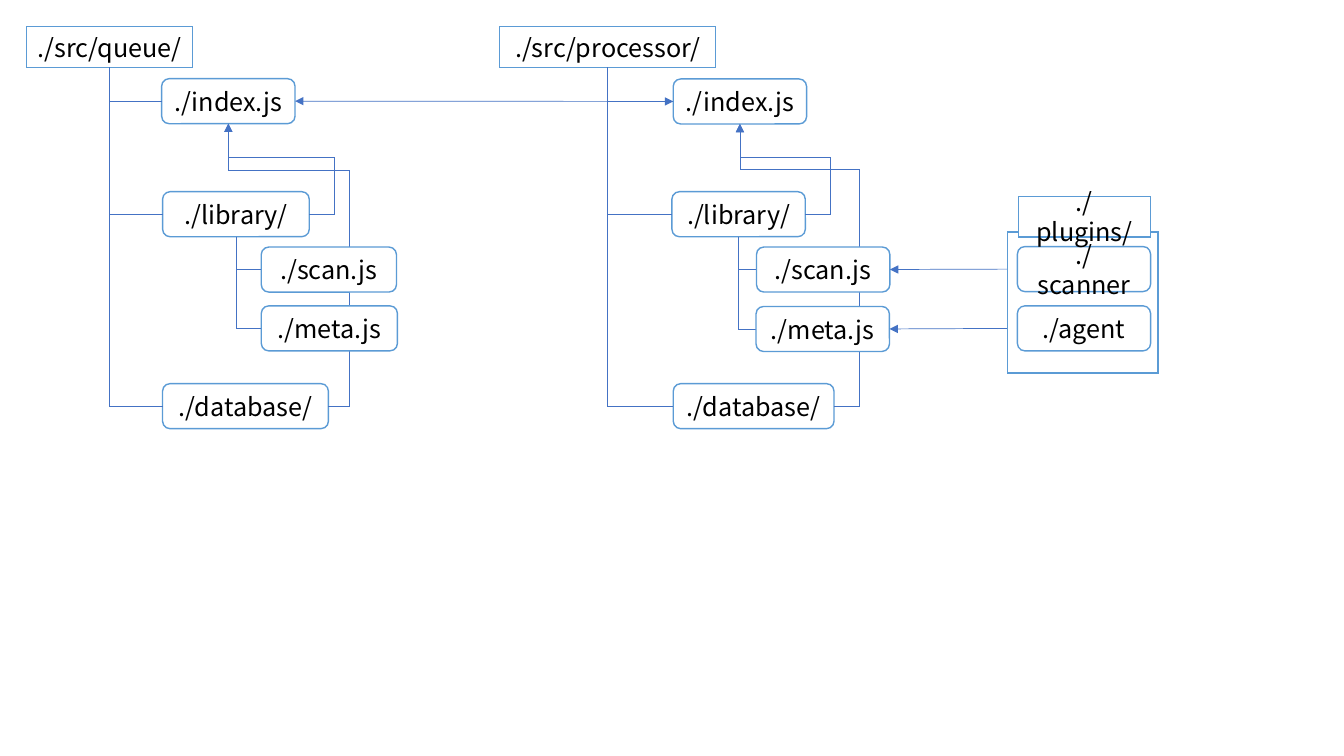
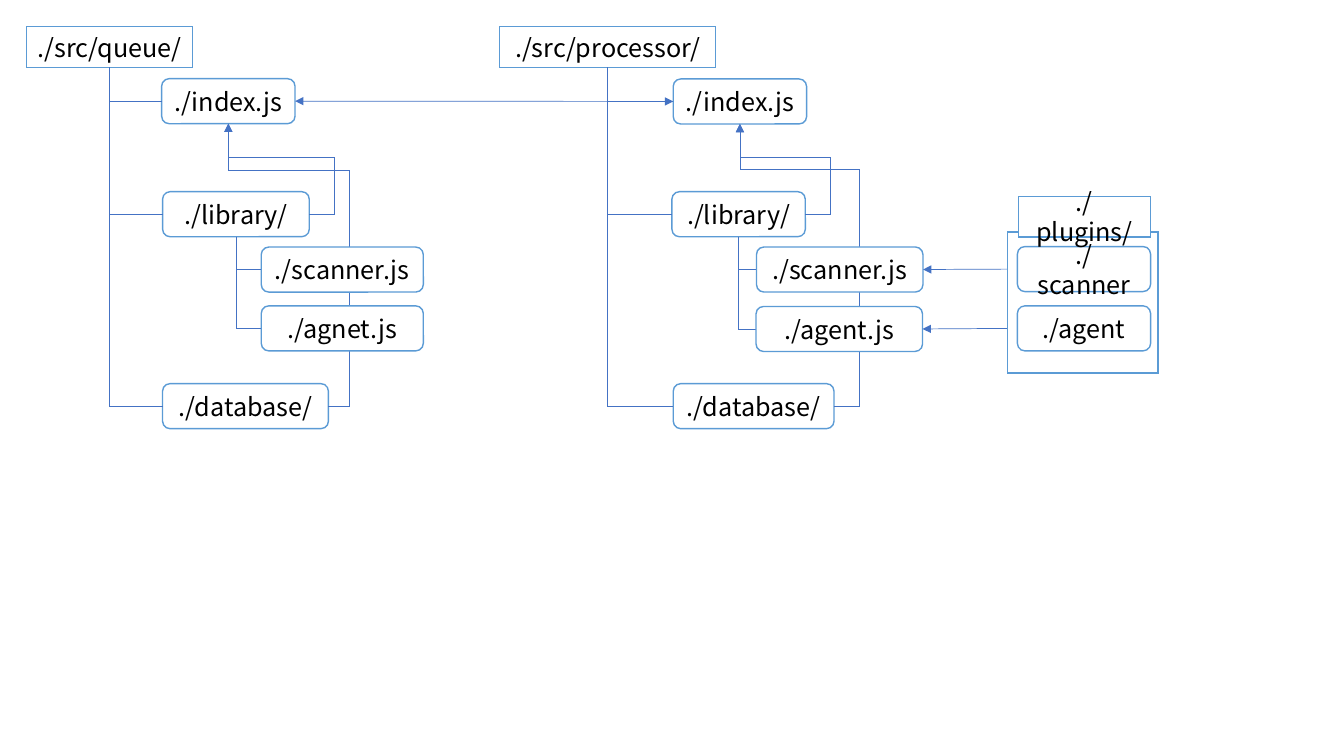
Before and after one commit to drowsy-probius/bookshelf, a slide deck: slide 5 of bookshelf.index.pptx. Drawn at 1344x756 pixels with LibreOffice and Linux fonts; fonts in the diff are those of the drawing. Boxes give left, top, right and bottom in pixels: in the first picture for what was removed or moved away, otherwise in the second. Text is boxed around its words. In the diff, an @@ line names an element or a change of style, - is before the commit and + after.

```diff
--- a/bookshelf.index.pptx
+++ b/bookshelf.index.pptx
@@ rounded rectangle "./scanner.js": place and size @@
-rounded rectangle "./scanner.js" at (261,247,396,292)
+rounded rectangle "./scanner.js" at (261,247,423,292)
@@ text in rounded rectangle at (275,259,410,285): text changed @@
-./scan.js
+./scanner.js
@@ rounded rectangle "./scanner.js": place and size @@
-rounded rectangle "./scanner.js" at (757,247,890,292)
+rounded rectangle "./scanner.js" at (757,247,924,292)
@@ text in rounded rectangle at (772,259,907,285): text changed @@
-./scan.js
+./scanner.js
@@ double arrow moved from (890, 269) - (1017, 269) to (924, 269) - (1017, 269) @@
@@ rounded rectangle "./agnet.js": place and size @@
-rounded rectangle "./agnet.js" at (261,306,397,351)
+rounded rectangle "./agnet.js" at (261,306,423,351)
@@ text in rounded rectangle at (287,318,397,344): text changed @@
-./meta.js
+./agnet.js
@@ rounded rectangle "./agent.js": place and size @@
-rounded rectangle "./agent.js" at (756,307,889,352)
+rounded rectangle "./agent.js" at (756,307,923,352)
@@ text in rounded rectangle at (784,319,894,345): text changed @@
-./meta.js
+./agent.js
@@ double arrow moved from (889, 329) - (1017, 329) to (923, 329) - (1017, 329) @@
```
Also in this commit, not shown: 1 other slide changed, 7 other files.
